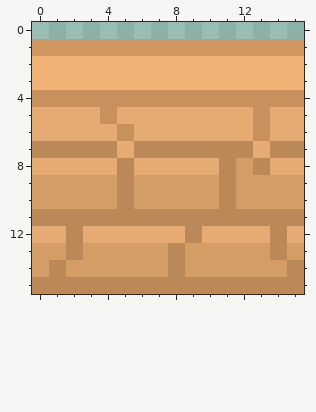
Pixel-art file, stored at Sprites/Walls/WallTiled-HorizontalTop.aseprite. That is the earlier state.
16x16 pixels, 1 frame. Colours within 5 levels of each other are drawn and written as one.
New version:
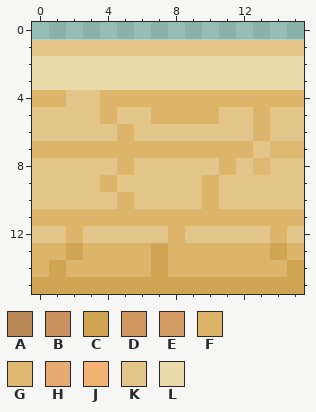
Palette (. is transparent): A #ba8957  B #c7905d  C #d2a554  D #d19761  E #d49d66  F #ddb56a  G #dfb971  H #e6aa73  J #f2b175  K #e4c589  L #ebdaa9
The edit:
Changed rows in their new state; - is an unchanged pixel.
first column x 0:
 1 KKKKKKKKKKKKKKKK
 2 LLLLLLLLLLLLLLLL
 3 LLLLLLLLLLLLLLLL
 4 FFKKFFFFFFFFFFFF
 5 KKKKFKKFFFFKKFKK
 6 KKKKKFKKKKKKKFKK
 7 FFFFFFFFFFFFFKGG
 8 KKKKKFKKKKKFKGKK
 9 KKKKFKKKKKFKKKKK
10 KKKKKFKKKKFKKKKK
11 FFFFFFFFFFFFFFFF
12 KKFKKKKKFKKKKKFK
13 FFCFFFFCFFFFFFCF
14 FCFFFFFCFFFFFFFC
15 CCCCCCCCCCCCCCCC
Pixel boxes of the changes (left, top, right, bottom) in both pictures:
changed: (32, 39, 304, 294)
